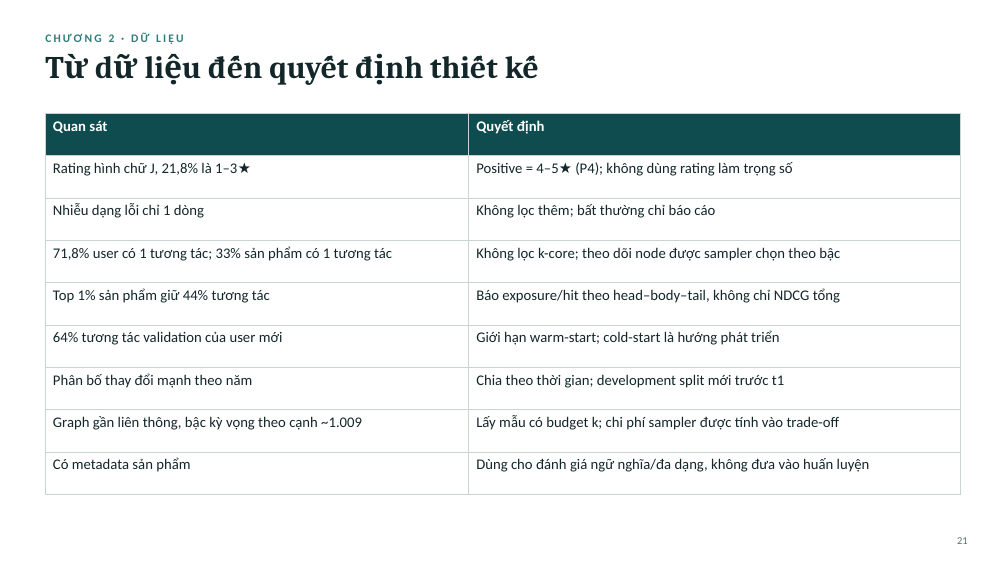
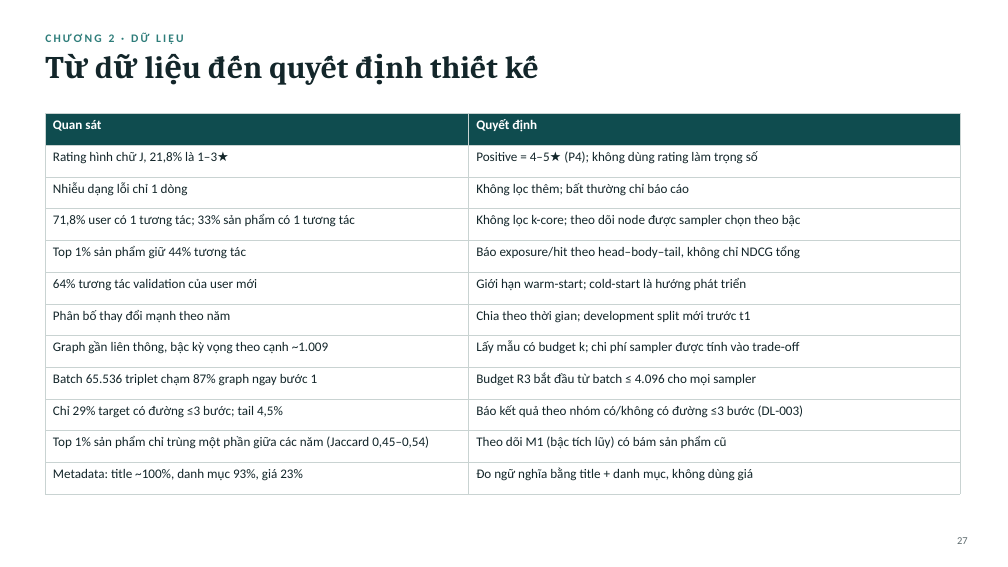
Before and after one commit to vanxuanty95/Ratruong, a slide deck: slide 27 of Do An/05_slides/THESIS_vn.pptx (slide 21 before the commit). Drawn at 1008x567 pixels with LibreOffice and Linux fonts; fonts in the diff are those of the drawing. Boxes give left, top, right and bottom in pixels: in the first picture for what was removed or moved away, otherwise in the second. Text is boxed around its words. In the diff, an @@ line names an element or a change of style, - is before the commit and + after.

```diff
--- a/Do An/05_slides/THESIS_vn.pptx
+++ b/Do An/05_slides/THESIS_vn.pptx
@@ table at (45,113,960,485) @@
-row 9: Có metadata sản phẩm | Dùng cho đánh giá ngữ nghĩa/đa dạng, không đưa vào huấn luyện
+row 9: Batch 65.536 triplet chạm 87% graph ngay bước 1 | Budget R3 bắt đầu từ batch ≤ 4.096 cho mọi sampler
+row 10: Chỉ 29% target có đường ≤3 bước; tail 4,5% | Báo kết quả theo nhóm có/không có đường ≤3 bước (DL-003)
+row 11: Top 1% sản phẩm chỉ trùng một phần giữa các năm (Jaccard 0,45–0,54) | Theo dõi M1 (bậc tích lũy) có bám sản phẩm cũ
+row 12: Metadata: title ~100%, danh mục 93%, giá 23% | Đo ngữ nghĩa bằng title + danh mục, không dùng giá
@@ text at (957,537,968,544): text changed @@
-21
+27
```
Also in this commit, not shown: 28 other slides changed, 6 slides added, 13 other files.
